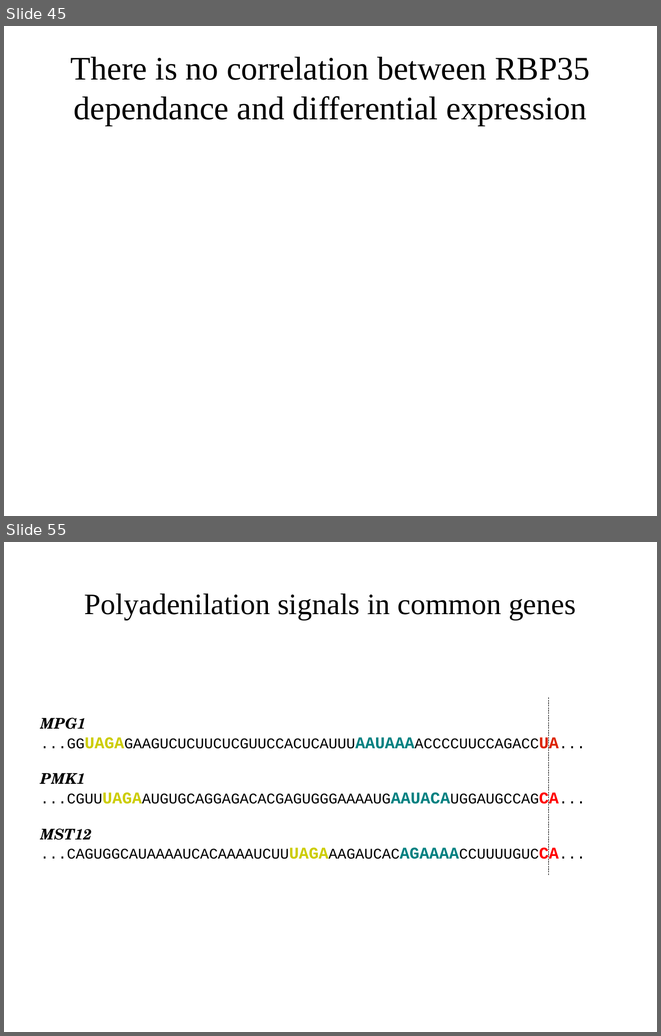
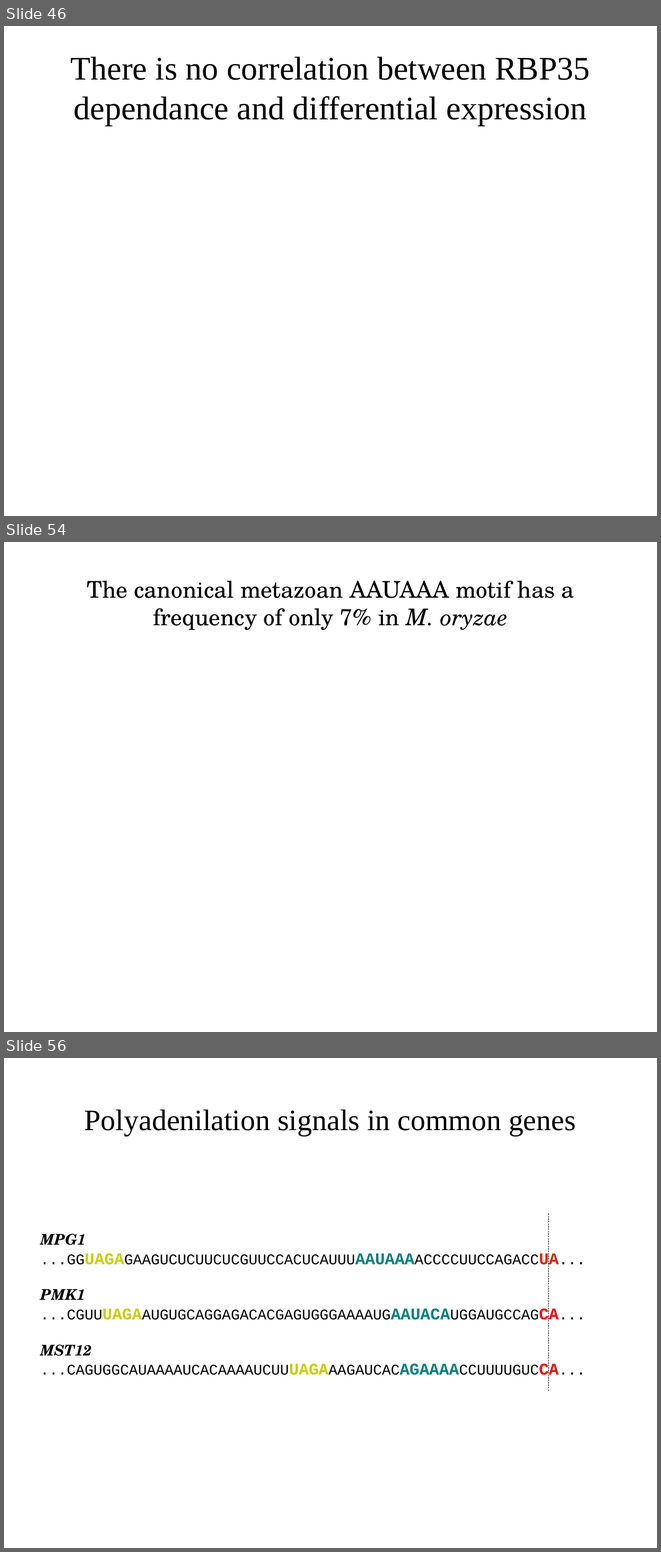
Before and after one commit to wilkinsonlab/m-oryzae-polya, a slide deck: doc/version_21_test/oryzae_presentation.odp. Shown one above the other, each under a label of ours: slides 45 and 55 before the commit, slides 46, 54 and 56 after it; the slides between them are not shown. The pictures are 661x1036 and 661x1552 pixels, drawn with LibreOffice and Linux fonts; fonts in the diff are those of the drawing. Boxes give left, top, right and bottom in pixels: in the first picture for what was removed or moved away, otherwise in the second. Text is boxed around its words. In the diff, an @@ line names an element or a change of style, - is before the commit and + after.

```diff
--- a/doc/version_21_test/oryzae_presentation.odp
+++ b/doc/version_21_test/oryzae_presentation.odp
@@ slide 54 added at (x1=4, y1=542, x2=657, y2=1032), background #FFFFFF @@
@@ title added at (x1=87, y1=581, x2=574, y2=630), 28 pt, text #000000 @@
+The canonical metazoan AAUAAA motif has a frequency of only 7% in M. oryzae
@@ what was slide 45 is now slide 46 @@
@@ what was slide 55 is now slide 56 @@
```
Also in this commit, not shown: 29 slides changed, 1 other slide added, 1 slide removed, 6 other files.
